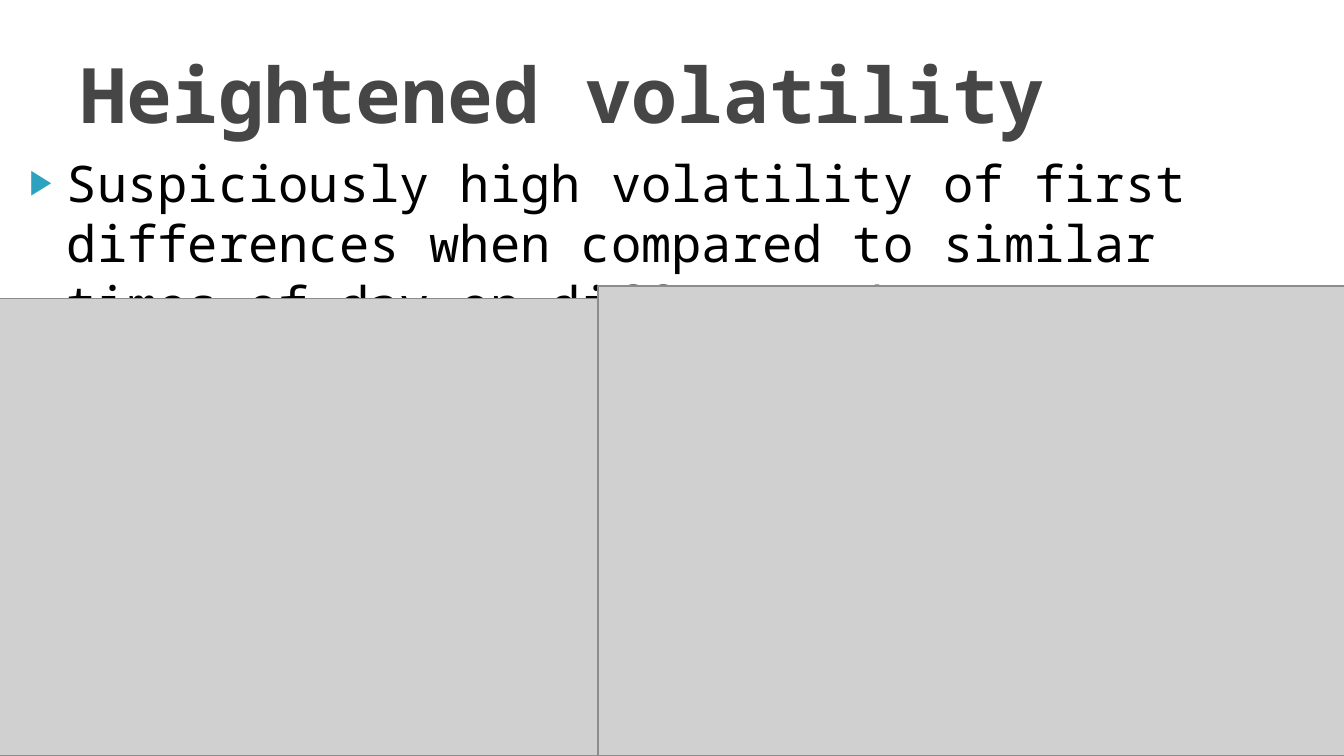
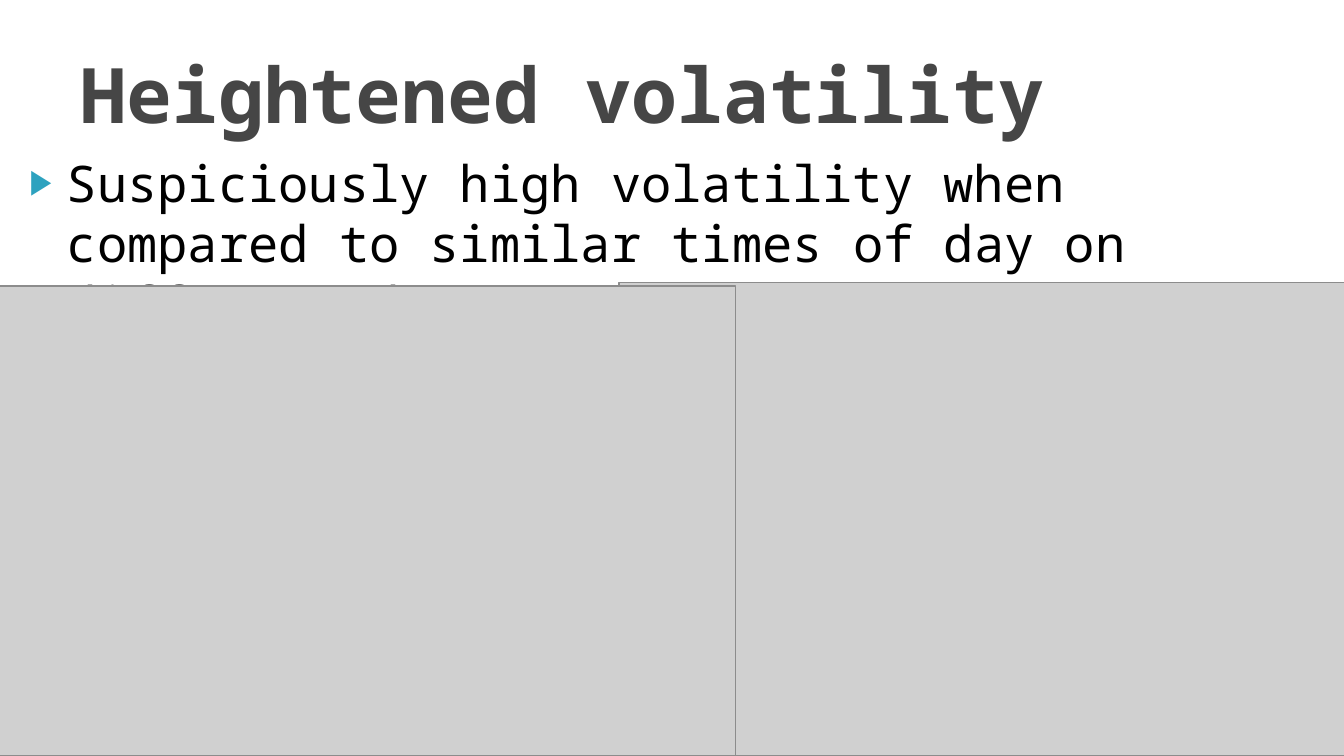
Before and after one commit to macejova/Ecox-seminar-project, a slide deck: slide 9 of prez/Macejovsky_Pardubicky_prez.pptx. Drawn at 1344x756 pixels with LibreOffice and Linux fonts; fonts in the diff are those of the drawing; grey boxes stand for pictures; background and template pictures are left out. Boxes give left, top, right and bottom in pixels: in the first picture for what was removed or moved away, otherwise in the second. Text is boxed around its words. In the diff, an @@ line names an element or a change of style, - is before the commit and + after.

```diff
--- a/prez/Macejovsky_Pardubicky_prez.pptx
+++ b/prez/Macejovsky_Pardubicky_prez.pptx
@@ text at (67,163,1125,287): text changed @@
-▶ Suspiciously high volatility of first differences when compared to similar times of day on different days
+▶ Suspiciously high volatility when compared to similar times of day on different days
@@ picture: place and size @@
-picture at (598,286,1344,756)
+picture at (0,286,737,756)
@@ picture: place and size @@
-picture at (0,298,715,755)
+picture at (620,282,1344,755)
```
Also in this commit, not shown: 1 other slide changed.
